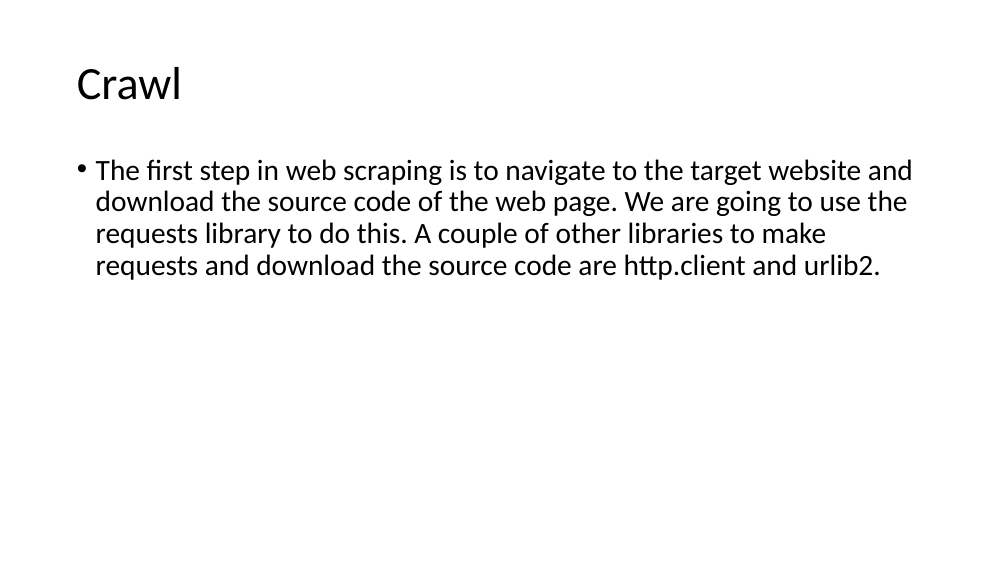
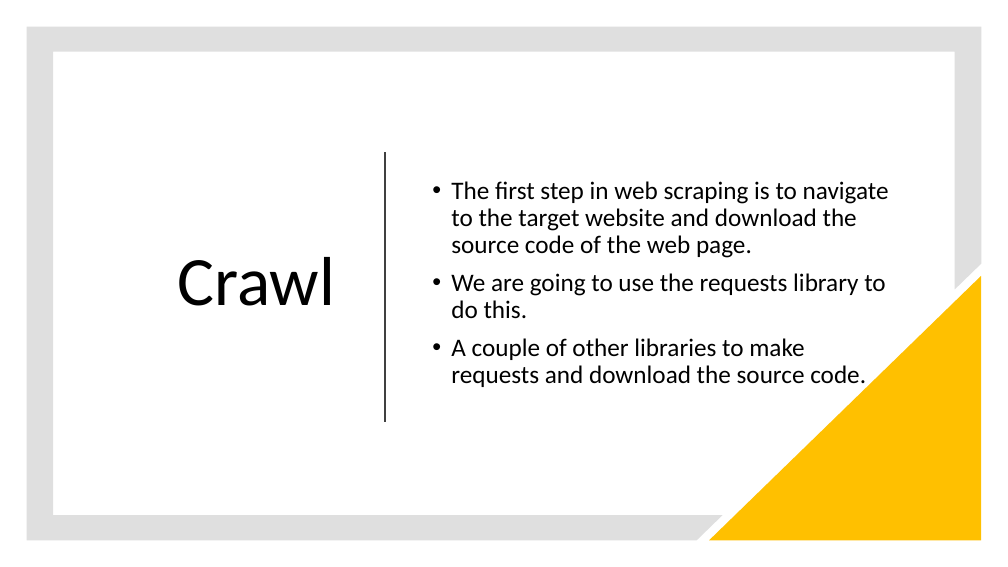
Before and after one commit to Daudsarfraz/CS4048-Data-Scienc, a slide deck: slide 20 of Slides/04_Data Acquisition.pptx (slide 21 before the commit). Drawn at 1008x567 pixels with LibreOffice and Linux fonts; fonts in the diff are those of the drawing. Boxes give left, top, right and bottom in pixels: in the first picture for what was removed or moved away, otherwise in the second. Text is boxed around its words. In the diff, an @@ line names an element or a change of style, - is before the commit and + after.

```diff
--- a/Slides/04_Data Acquisition.pptx
+++ b/Slides/04_Data Acquisition.pptx
@@ freeform shape added at <box>26,26,982,541</box>, fill #808080 at 25% opacity @@
@@ title "Crawl": place and size @@
-title "Crawl" at <box>77,67,182,100</box>
+title "Crawl" at <box>178,257,336,306</box>
@@ title "Crawl" at <box>178,257,336,306</box>: size 44 to 66 pt; alignment left to right @@
@@ text "The first step in web ..." at <box>451,181,889,390</box>: vertical alignment top to middle @@
@@ line added from (385, 154) to (385, 421), #404040 1.5 pt @@
@@ text at <box>451,181,889,390</box>: text changed; size 28 to 24 pt @@
-• The first step in web scraping is to navigate to the target website and download the source code of the web page. We are going to use the requests library to do this. A couple of other libraries to make requests and download the source code are http.client and urlib2.
+• The first step in web scraping is to navigate to the target website and download the source code of the web page.
+• We are going to use the requests library to do this.
+• A couple of other libraries to make requests and download the source code.
@@ right triangle added at <box>709,276,982,541</box>, fill #FFC000 @@
```
Also in this commit, not shown: 25 other slides changed, 9 other files.
